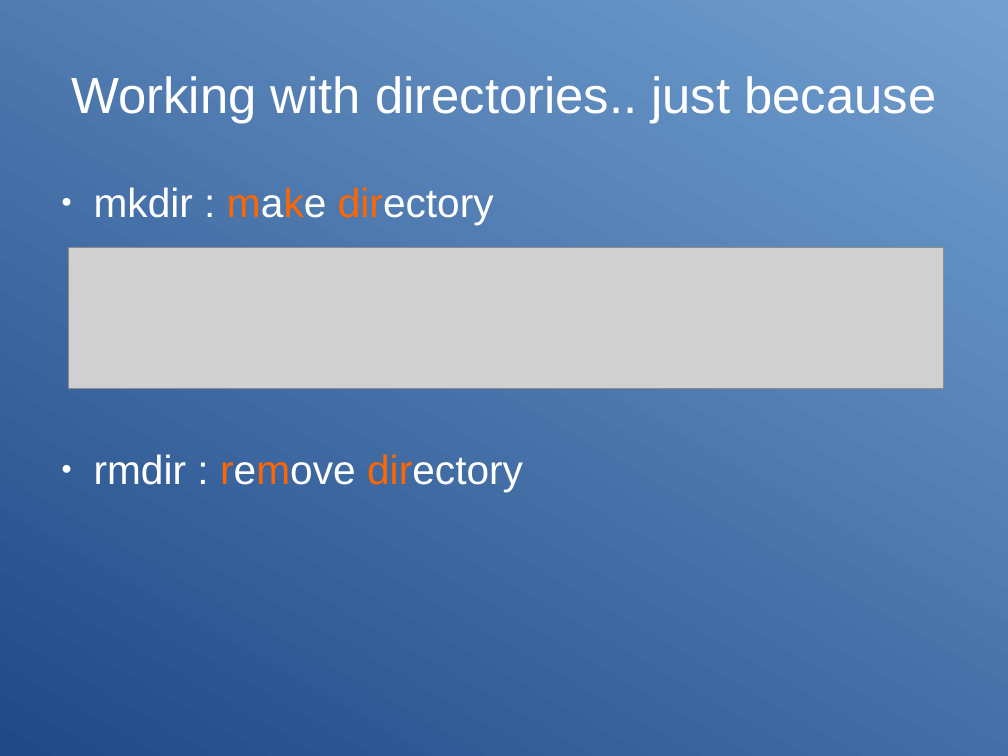
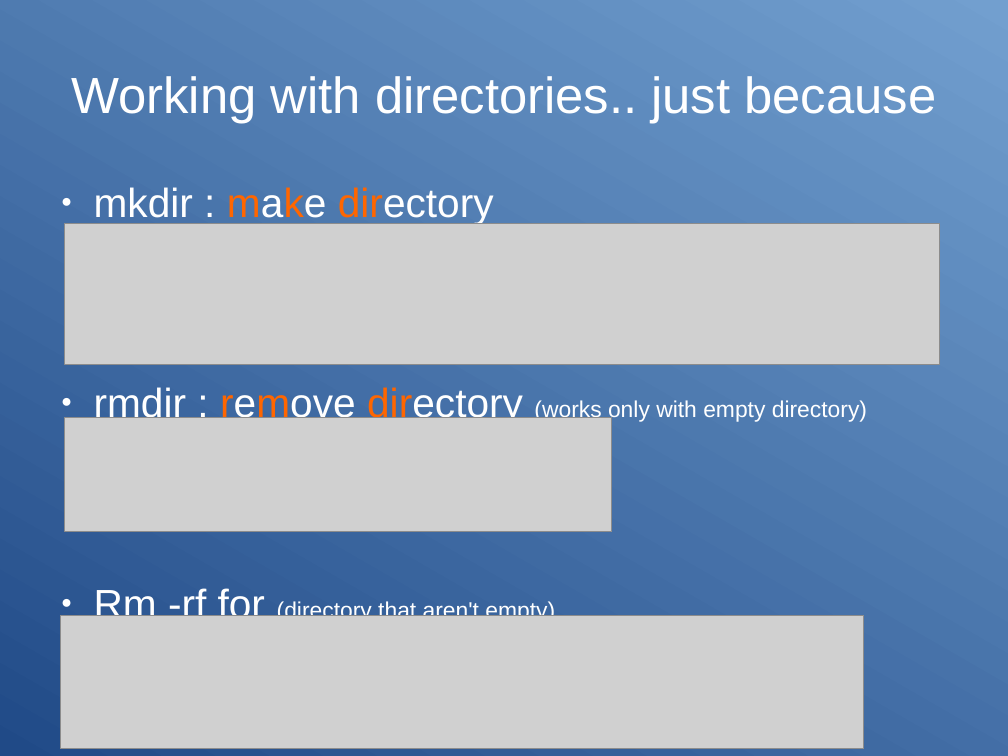
Before and after one commit to Clibre/An-introduction-to-bash, a slide deck: slide 12 of presentation.odp. Drawn at 1008x756 pixels with LibreOffice and Linux fonts; fonts in the diff are those of the drawing; grey boxes stand for pictures. Boxes give left, top, right and bottom in pixels: in the first picture for what was removed or moved away, otherwise in the second. Text is boxed around its words. In the diff, an @@ line names an element or a change of style, - is before the commit and + after.

```diff
--- a/presentation.odp
+++ b/presentation.odp
@@ picture: place and size @@
-picture at (69,248,944,389)
+picture at (65,223,940,364)
@@ text at (94,387,867,625): text changed; size 32 to 18 pt @@
-● rmdir : remove directory
+● rmdir : remove directory (works only with empty directory)
+● Rm -rf for (directory that aren't empty)
@@ picture added at (65,418,612,532) @@
@@ picture added at (60,616,864,749) @@
```
Also in this commit, not shown: 5 other slides changed, 4 slides added, 5 other files.
